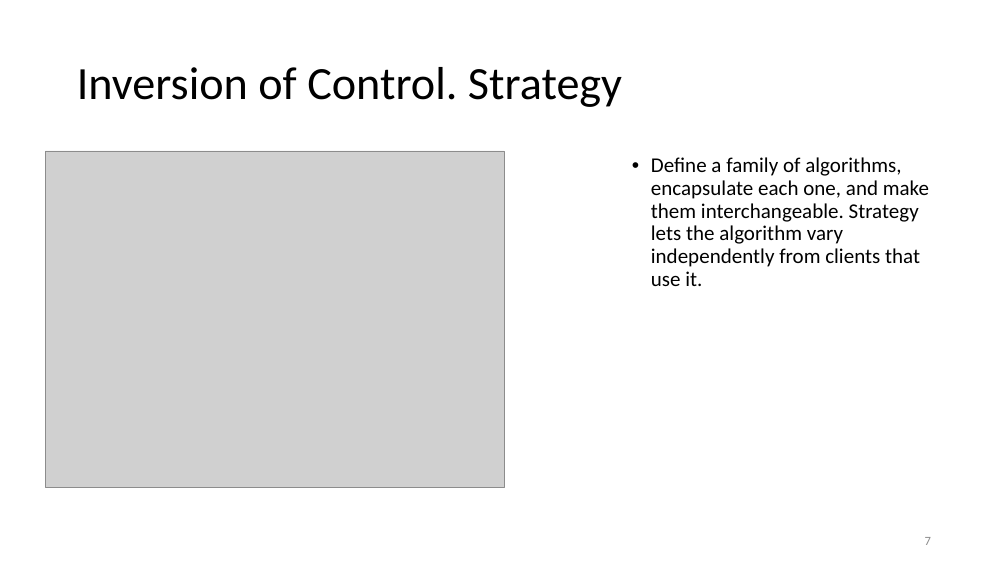
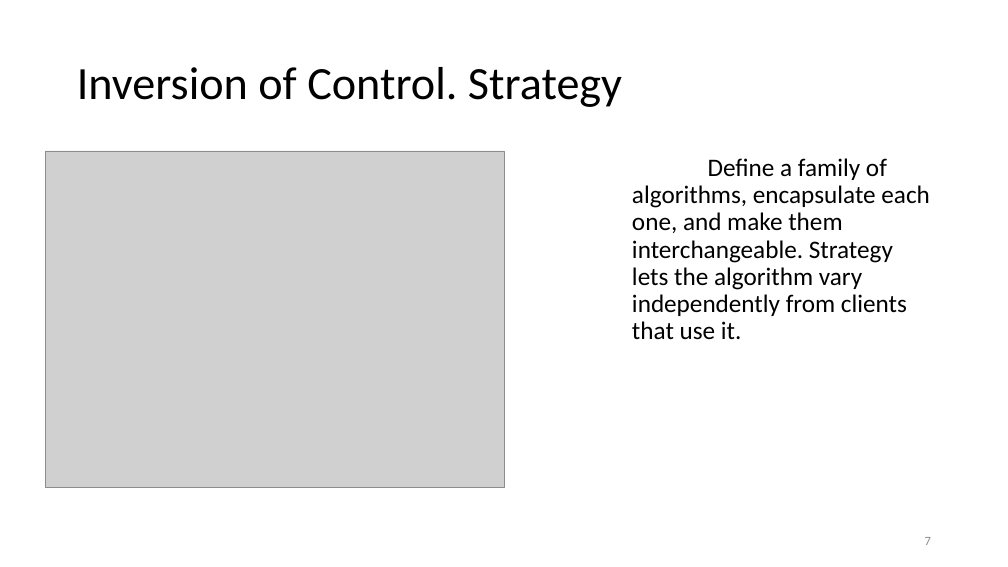
Before and after one commit to brahinets/GeekHub-J4W-8, a slide deck: slide 7 of Lectures/Lesson 15 - Spring Framework.pptx. Drawn at 1008x567 pixels with LibreOffice and Linux fonts; fonts in the diff are those of the drawing; grey boxes stand for pictures. Boxes give left, top, right and bottom in pixels: in the first picture for what was removed or moved away, otherwise in the second. Text is boxed around its words. In the diff, an @@ line names an element or a change of style, - is before the commit and + after.

```diff
--- a/Lectures/Lesson 15 - Spring Framework.pptx
+++ b/Lectures/Lesson 15 - Spring Framework.pptx
@@ text "Define a family of algorithms, ..." at (x1=632, y1=158, x2=929, y2=340): size 20 to 24 pt; bullet • to none @@
```
Also in this commit, not shown: 7 other slides changed, 1 slide added, 1 slide removed.
